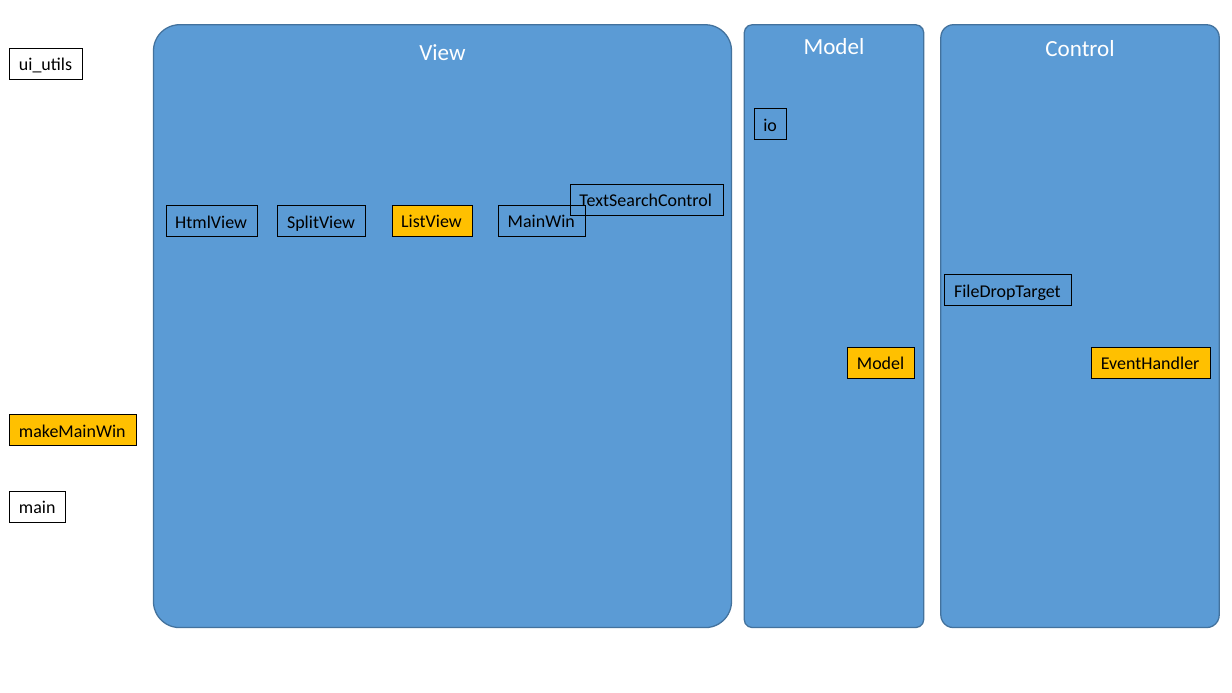
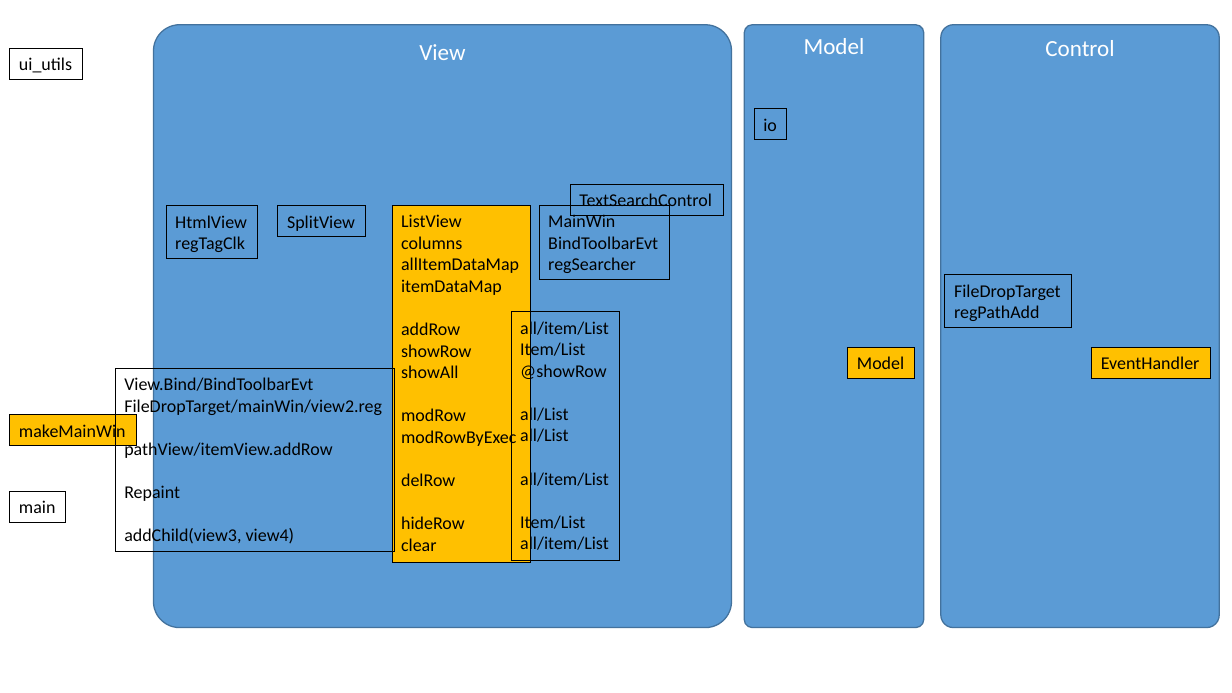
Before and after one commit to ceachen/tagger, a slide deck: slide 3 of LLD.pptx. Drawn at 1232x693 pixels with LibreOffice and Linux fonts; fonts in the diff are those of the drawing. Boxes give left, top, right and bottom in pixels: in the first picture for what was removed or moved away, otherwise in the second. Text is boxed around its words. In the diff, an @@ line names an element or a change of style, - is before the commit and + after.

Commit message:
rewrite ListCtrl release

```diff
--- a/LLD.pptx
+++ b/LLD.pptx
@@ rectangle "HtmlView": place and size @@
-rectangle "HtmlView" at [166,205,258,237]
+rectangle "HtmlView" at [166,205,258,258]
@@ rectangle "ListView": place and size @@
-rectangle "ListView" at [392,205,472,237]
+rectangle "ListView" at [392,205,530,563]
@@ rectangle "MainWin": place and size @@
-rectangle "MainWin" at [499,205,586,237]
+rectangle "MainWin" at [540,205,670,280]
@@ text in rectangle at [175,236,245,252]: paragraph added @@
+regTagClk
@@ text in rectangle at [401,236,519,551]: paragraphs added @@
+columns
+allItemDataMap
+itemDataMap
+addRow
+showRow
+showAll
+modRow
+modRowByExec
+delRow
+hideRow
+clear
@@ text in rectangle at [548,236,658,273]: paragraphs added @@
+BindToolbarEvt
+regSearcher
@@ rectangle "FileDropTarget": place and size @@
-rectangle "FileDropTarget" at [945,274,1072,306]
+rectangle "FileDropTarget" at [945,274,1072,327]
@@ rectangle added at [511,311,619,560], outline #000000 0.75 pt, 14 pt, text #000000 @@
+all/item/List
+Item/List
+@showRow
+all/List
+all/List
+all/item/List
+Item/List
+all/item/List
@@ text in rectangle at [954,305,1040,321]: paragraph added @@
+regPathAdd
@@ rectangle added at [116,368,395,552], outline #000000 0.75 pt, 14 pt, text #000000 @@
+View.Bind/BindToolbarEvt
+FileDropTarget/mainWin/view2.reg
+pathView/itemView.addRow
+Repaint
+addChild(view3, view4)
```
Also in this commit, not shown: 1 slide added, 4 other files.
